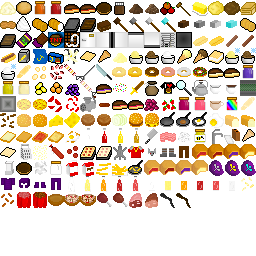
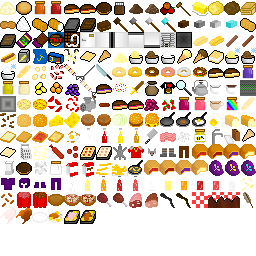
Layers edited between the first and the second w=256, h=256 image:
added layer "Pasted Layer #225" above "Pasted Layer #224" over [80, 210, 96, 224]
added layer "Pasted Layer #224" above "Pasted Layer #223" over [64, 210, 80, 224]
added layer "Pasted Layer #223" above "Pasted Layer #222" over [48, 211, 64, 223]
added layer "Pasted Layer #222" above "Pasted Layer #221" over [32, 212, 48, 223]
added layer "Pasted Layer #221" above "Pasted Layer #220" over [16, 208, 32, 224]
added layer "Pasted Layer #220" above "Pasted Layer #219" over [0, 208, 16, 224]
added layer "Pasted Layer #219" above "Pasted Layer #218" over [243, 192, 253, 208]
added layer "Pasted Layer #218" above "Pasted Layer #217" over [224, 192, 240, 208]
added layer "Pasted Layer #217" above "Pasted Layer #216" over [208, 192, 224, 208]
added layer "Pasted Layer #216" above "Pasted Layer #215" over [192, 192, 208, 208]
